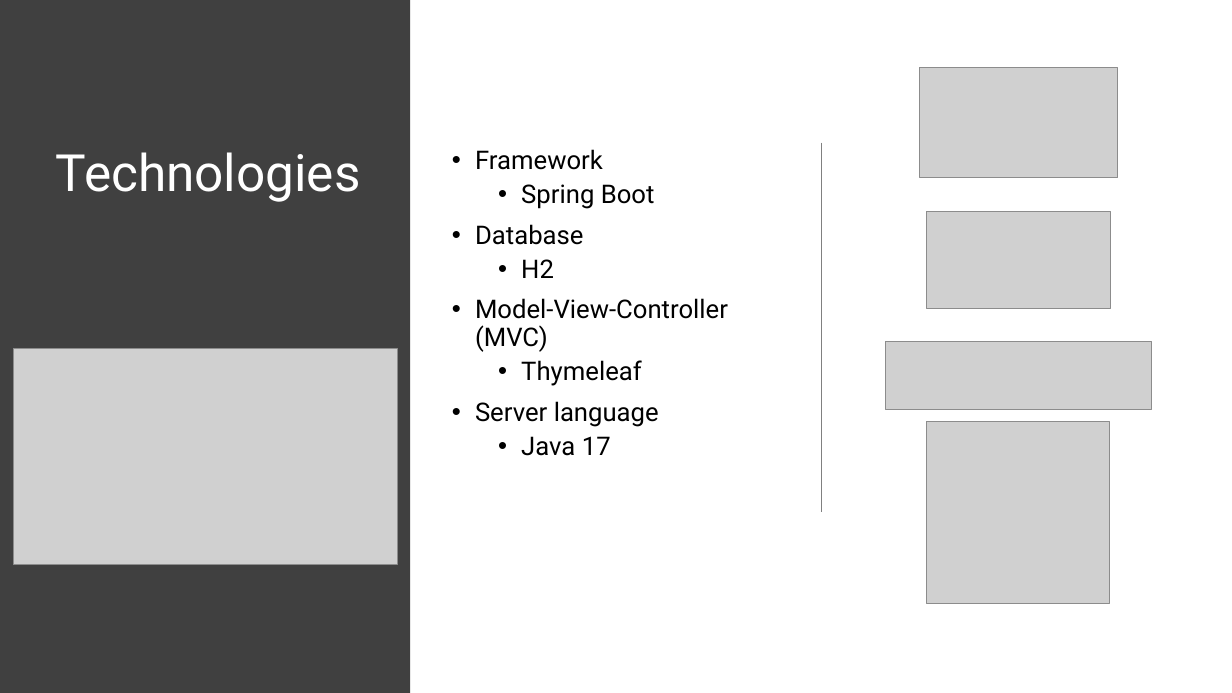
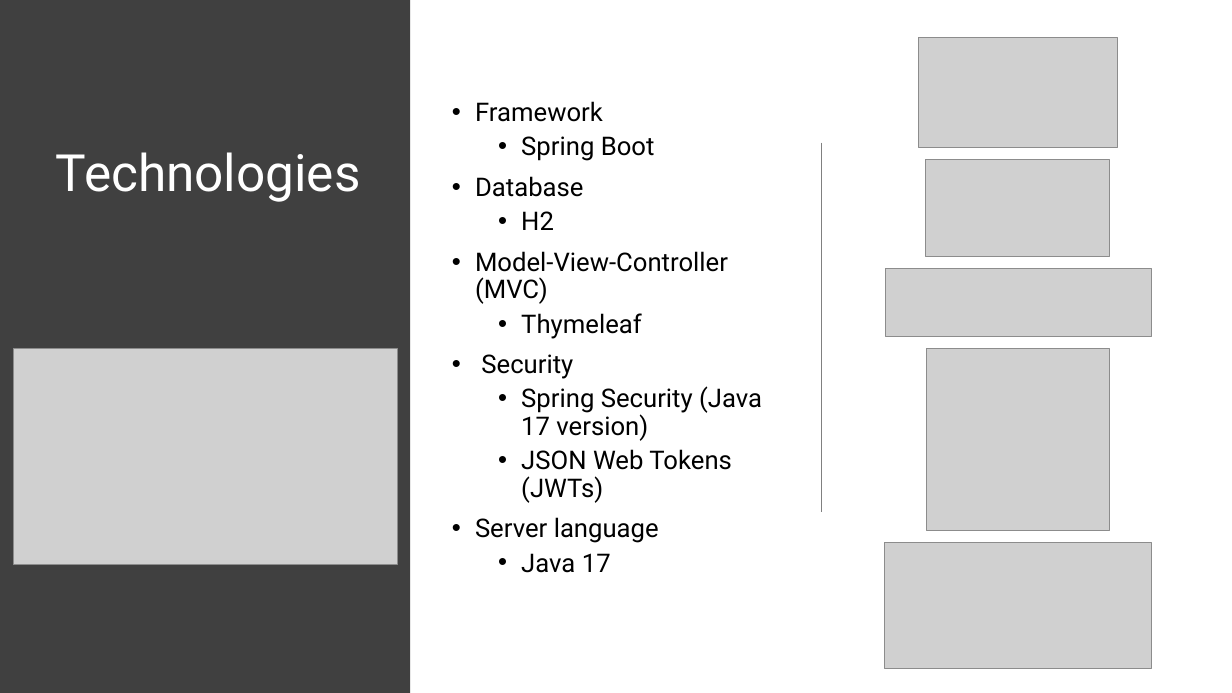
Before and after one commit to fcynnek/Final-Project, a slide deck: slide 7 of Final Project Documentation/Final Project Presentation.pptx (slide 6 before the commit). Drawn at 1232x693 pixels with LibreOffice and Linux fonts; fonts in the diff are those of the drawing; grey boxes stand for pictures. Boxes give left, top, right and bottom in pixels: in the first picture for what was removed or moved away, otherwise in the second. Text is boxed around its words. In the diff, an @@ line names an element or a change of style, - is before the commit and + after.

Commit message:
Updating presentation slides

```diff
--- a/Final Project Documentation/Final Project Presentation.pptx
+++ b/Final Project Documentation/Final Project Presentation.pptx
@@ picture: place and size @@
-picture at [920,68,1118,178]
+picture at [919,38,1117,148]
@@ text "Framework": place and size @@
-text "Framework" at [475,149,728,456]
+text "Framework" at [475,101,762,573]
@@ picture: place and size @@
-picture at [927,212,1111,309]
+picture at [926,160,1110,257]
@@ picture: place and size @@
-picture at [885,342,1152,409]
+picture at [885,269,1152,336]
@@ text at [481,354,762,503]: paragraphs added @@
+• Security
+  • Spring Security (Java 17 version)
+  • JSON Web Tokens (JWTs)
@@ picture: place and size @@
-picture at [927,421,1109,604]
+picture at [927,348,1109,531]
@@ picture added at [885,543,1152,668] @@
```
Also in this commit, not shown: 3 other slides changed, 1 slide added.
